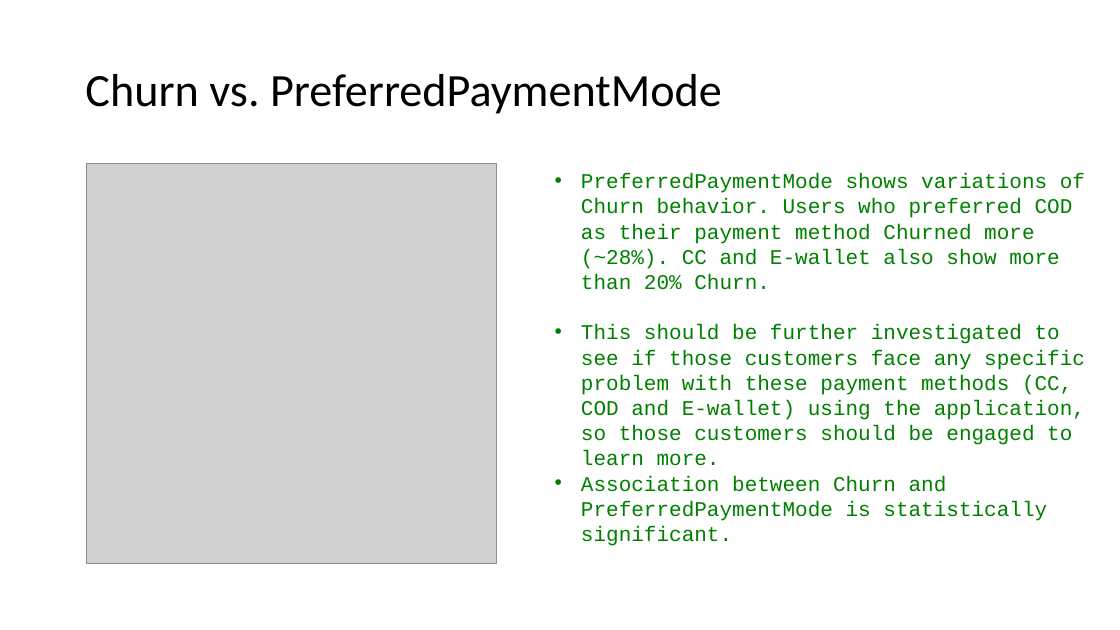
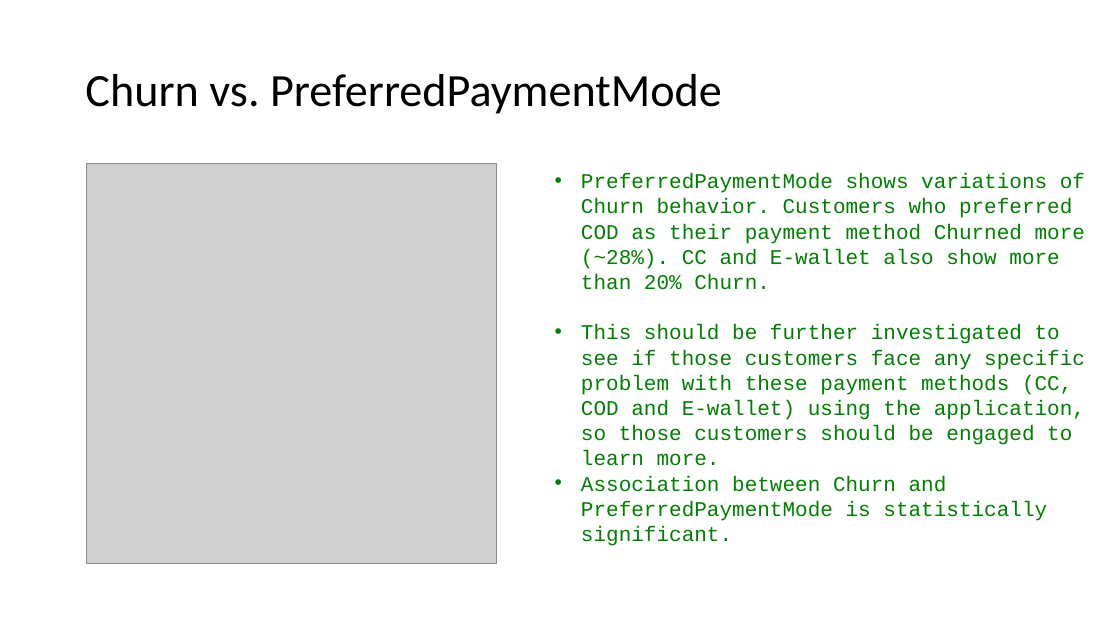
Before and after one commit to jalalmahmud/churn-analysis, a slide deck: slide 12 of Presentation-Churn-JalalMahmud.pptx. Drawn at 1120x630 pixels with LibreOffice and Linux fonts; fonts in the diff are those of the drawing; grey boxes stand for pictures. Boxes give left, top, right and bottom in pixels: in the first picture for what was removed or moved away, otherwise in the second. Text is boxed around its words. In the diff, an @@ line names an element or a change of style, - is before the commit and + after.

```diff
--- a/Presentation-Churn-JalalMahmud.pptx
+++ b/Presentation-Churn-JalalMahmud.pptx
@@ text at bbox=[581, 173, 1085, 290]: text changed @@
-• PreferredPaymentMode shows variations of Churn behavior. Users who preferred COD as their payment method Churned more (~28%). CC and E-wallet also show more than 20% Churn.
+• PreferredPaymentMode shows variations of Churn behavior. Customers who preferred COD as their payment method Churned more (~28%). CC and E-wallet also show more than 20% Churn.
```
Also in this commit, not shown: 8 other slides changed.
